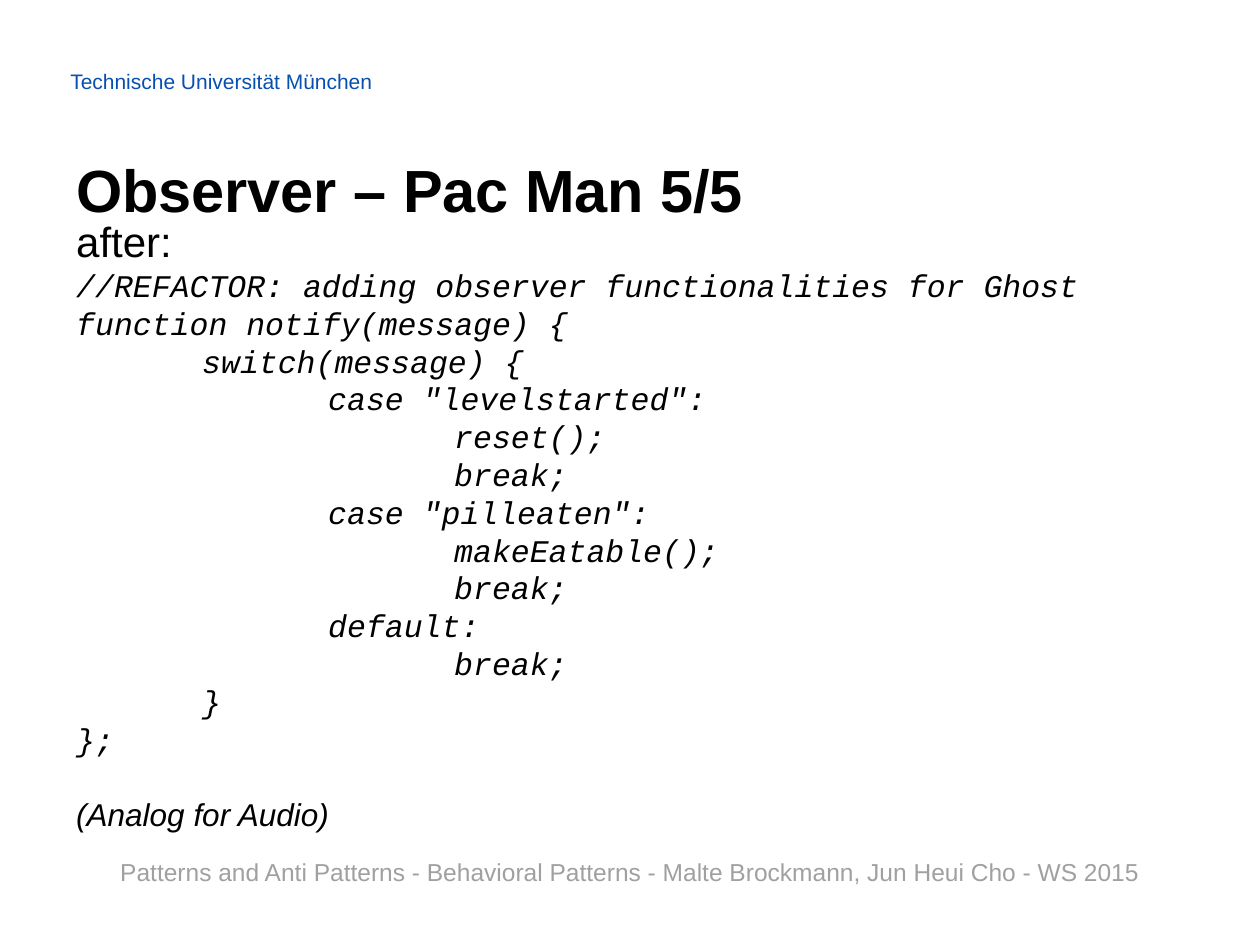
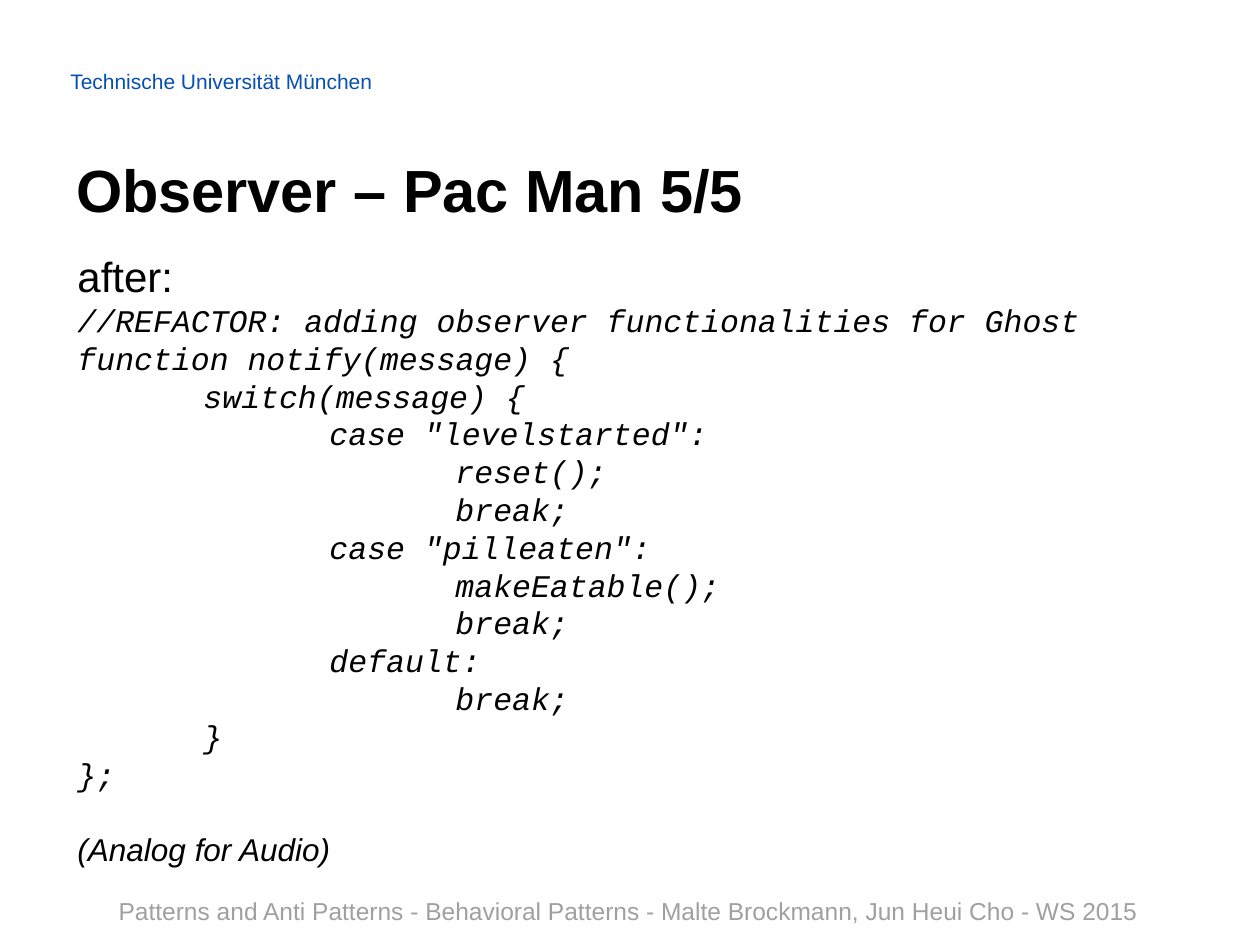
Before and after one commit to Painted6/Behavioral-design-patterns, a slide deck: slide 29 of Behavioral Patterns - JS Patterns and Anti Patterns.pptx (slide 28 before the commit). Drawn at 1260x945 pixels with LibreOffice and Linux fonts; fonts in the diff are those of the drawing; background and template pictures are left out. Boxes give left, top, right and bottom in pixels: in the first picture for what was removed or moved away, otherwise in the second. Text is boxed around its words. In the diff, an @@ line names an element or a change of style, - is before the commit and + after.

```diff
--- a/Behavioral Patterns - JS Patterns and Anti Patterns.pptx
+++ b/Behavioral Patterns - JS Patterns and Anti Patterns.pptx
@@ text "after:" moved from (x1=76, y1=226, x2=1079, y2=832) to (x1=77, y1=261, x2=1080, y2=867) @@
@@ text removed at (x1=120, y1=863, x2=1139, y2=884) @@
-Patterns and Anti Patterns - Behavioral Patterns - Malte Brockmann, Jun Heui Cho - WS 2015
@@ text added at (x1=119, y1=902, x2=1137, y2=923), 14 pt, text #A0A0A0 @@
+Patterns and Anti Patterns - Behavioral Patterns - Malte Brockmann, Jun Heui Cho - WS 2015
```
Also in this commit, not shown: 28 other slides changed, 2 slides added.
